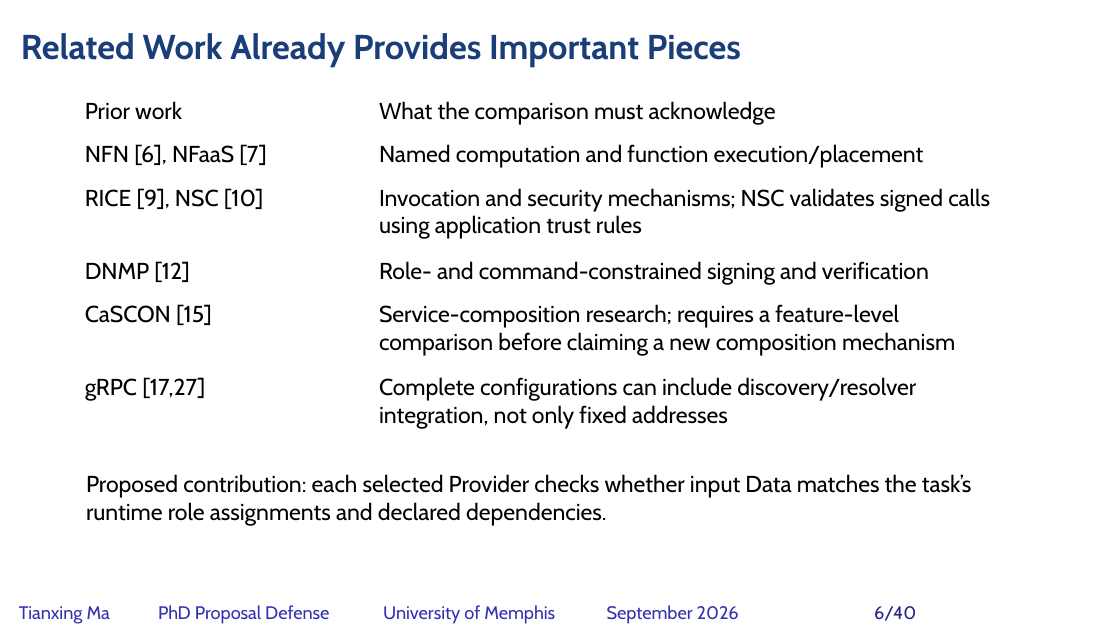
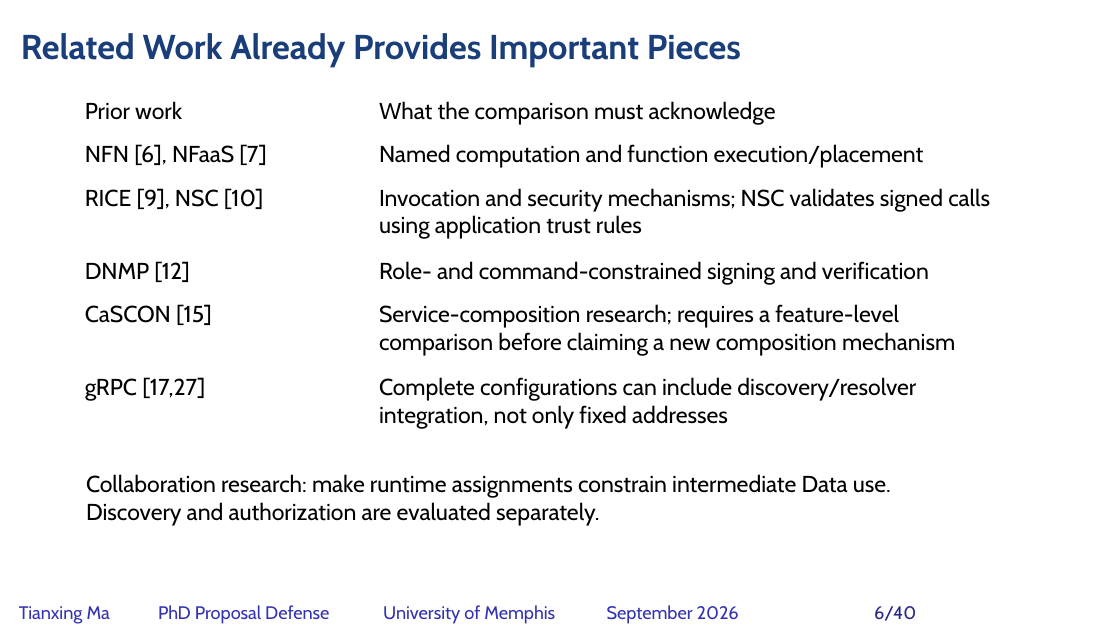
Before and after one commit to matianxing1992/NDN_Service_Framework, a slide deck: slide 6 of docs/PAPER/proposal-defense/slides/NDNSF_proposal_hybrid_editable.pptx. Drawn at 1120x630 pixels with LibreOffice and Linux fonts; fonts in the diff are those of the drawing; background and template pictures are left out. Boxes give left, top, right and bottom in pixels: in the first picture for what was removed or moved away, otherwise in the second. Text is boxed around its words. In the diff, an @@ line names an element or a change of style, - is before the commit and + after.

Commit message:
docs: separate invocation foundation from collaboration research

```diff
--- a/docs/PAPER/proposal-defense/slides/NDNSF_proposal_hybrid_editable.pptx
+++ b/docs/PAPER/proposal-defense/slides/NDNSF_proposal_hybrid_editable.pptx
@@ text at box(86, 474, 891, 526): text changed @@
-Proposed contribution: each selected Provider checks whether input Data matches the task’s runtime role assignments and declared dependencies.
+Collaboration research: make runtime assignments constrain intermediate Data use. Discovery and authorization are evaluated separately.
```
Also in this commit, not shown: 7 other slides changed, 2 slides added, 2 slides removed, 26 other files.
